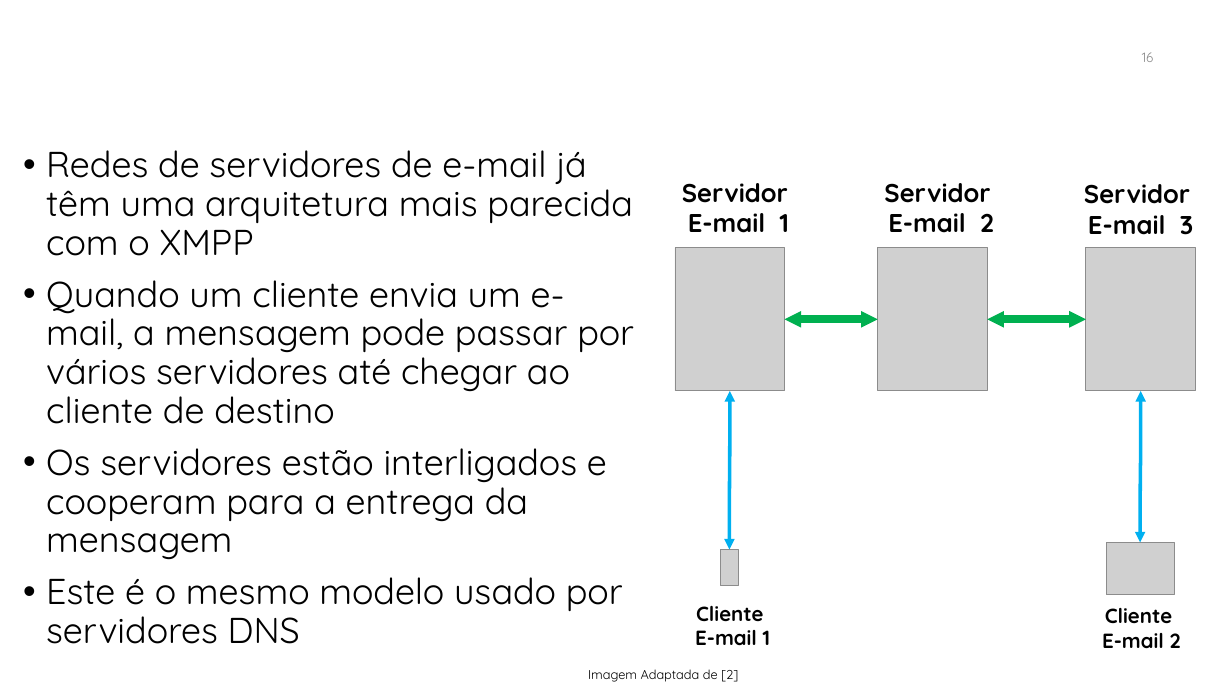
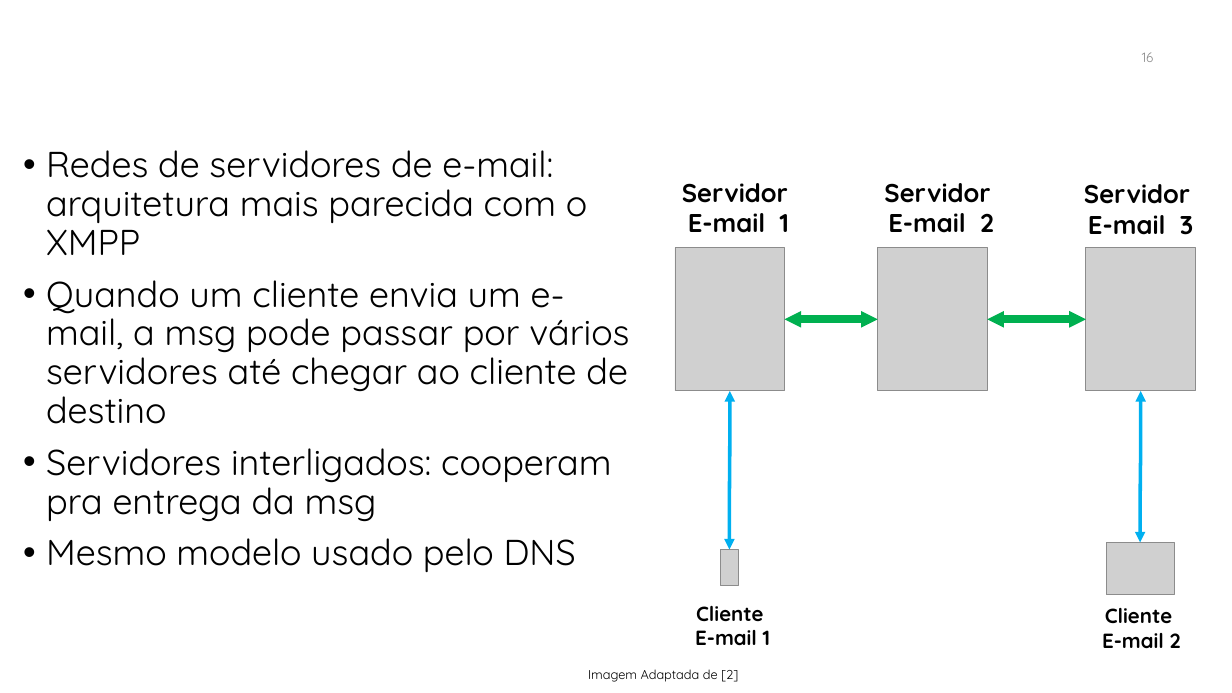
Before and after one commit to manoelcampos/sd-xmpp-chat-client, a slide deck: slide 16 of xmpp.pptx. Drawn at 1232x693 pixels with LibreOffice and Linux fonts; fonts in the diff are those of the drawing; grey boxes stand for pictures; background and template pictures are left out. Boxes give left, top, right and bottom in pixels: in the first picture for what was removed or moved away, otherwise in the second. Text is boxed around its words. In the diff, an @@ line names an element or a change of style, - is before the commit and + after.

Commit message:
Atualiza slides XMPP

```diff
--- a/xmpp.pptx
+++ b/xmpp.pptx
@@ text at <box>46,150,629,572</box>: text changed @@
-• Redes de servidores de e-mail já têm uma arquitetura mais parecida com o XMPP
-• Quando um cliente envia um e-mail, a mensagem pode passar por vários servidores até chegar ao cliente de destino
-• Os servidores estão interligados e cooperam para a entrega da mensagem
-• Este é o mesmo modelo usado por servidores DNS
+• Redes de servidores de e-mail: arquitetura mais parecida com o XMPP
+• Quando um cliente envia um e-mail, a msg pode passar por vários servidores até chegar ao cliente de destino
+• Servidores interligados: cooperam pra entrega da msg
+• Mesmo modelo usado pelo DNS
```
Also in this commit, not shown: 18 other slides changed, 1 slide added.
